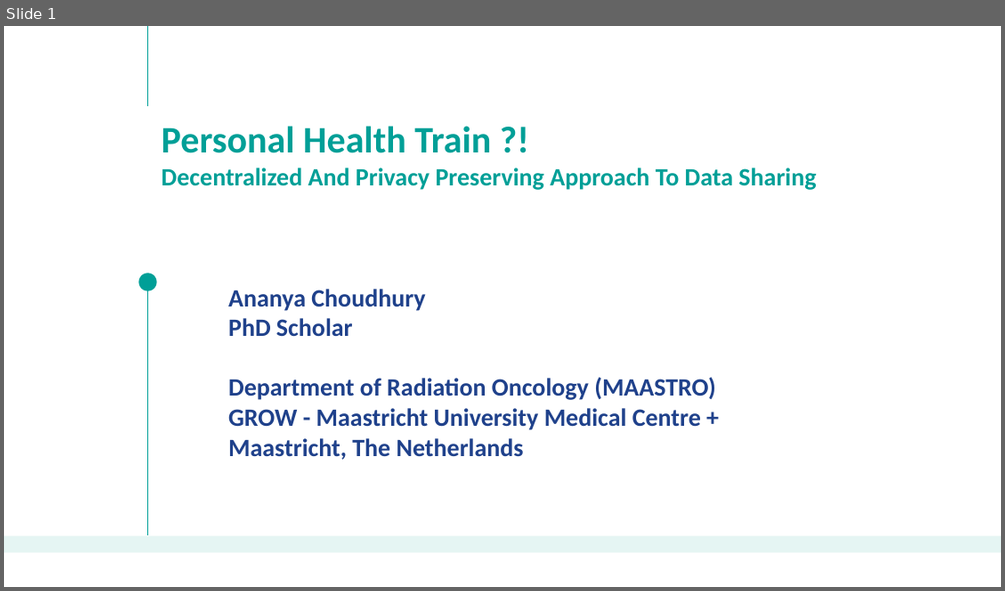
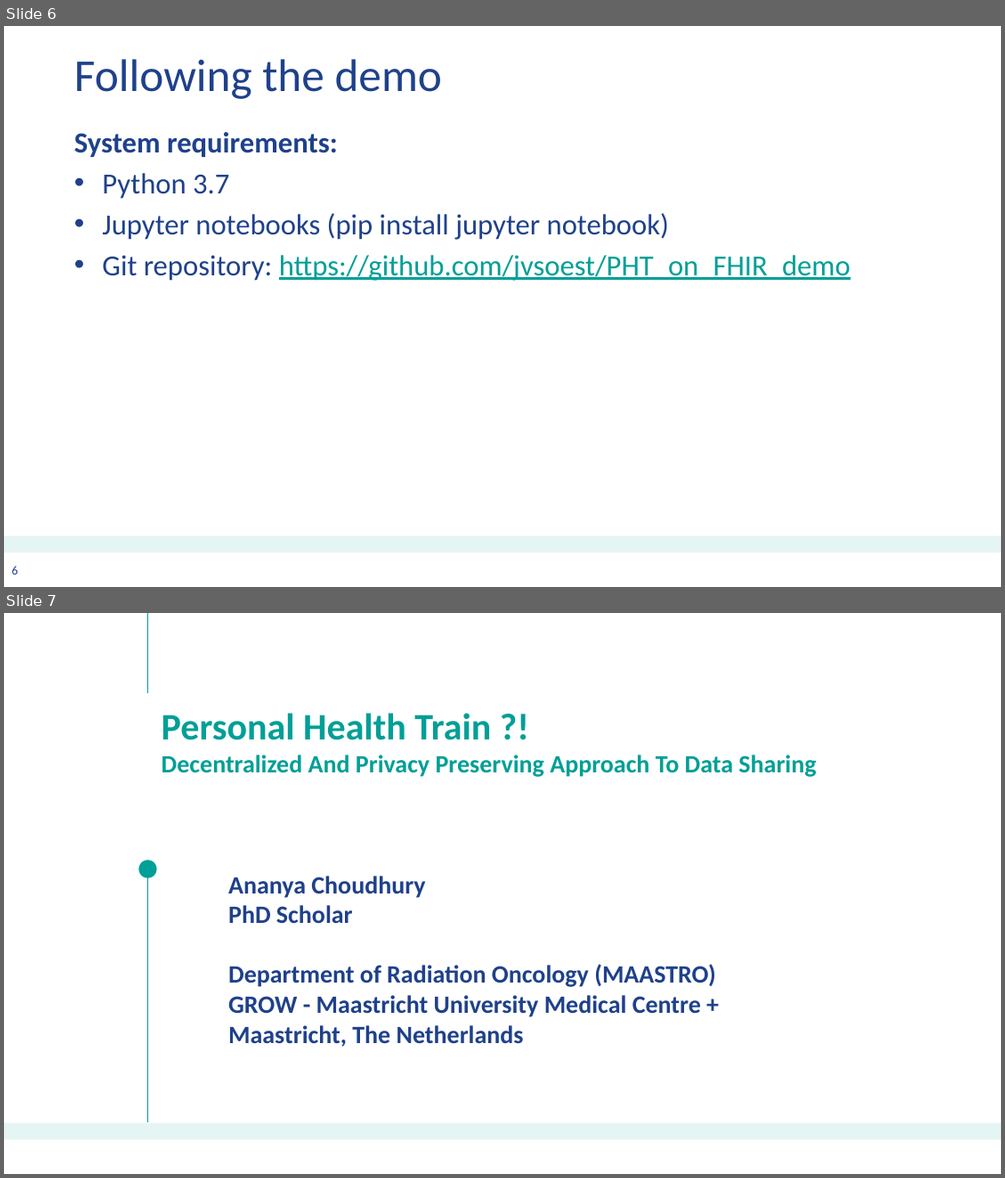
Before and after one commit to jvsoest/PHT_on_FHIR_demo, a slide deck: 20181108_PHT_Intro_AC.pptx. Shown one above the other, each under a label of ours: slide 1 before the commit, slides 6 and 7 after it. The pictures are 1005x591 and 1005x1178 pixels, drawn with LibreOffice and Linux fonts; fonts in the diff are those of the drawing; background and template pictures are left out. Boxes give left, top, right and bottom in pixels: in the first picture for what was removed or moved away, otherwise in the second. Text is boxed around its words. In the diff, an @@ line names an element or a change of style, - is before the commit and + after.

Commit message:
Added slides for RDF demo

```diff
--- a/20181108_PHT_Intro_AC.pptx
+++ b/20181108_PHT_Intro_AC.pptx
@@ slide 6 added at [4, 26, 1001, 587], background #FFFFFF; not listed: 1 template element that a slide beside it also shows @@
@@ title added at [74, 59, 442, 99], 44 pt, text #1F418B @@
+Following the demo
@@ text added at [74, 132, 850, 281], 28 pt, text #1F418B @@
+System requirements:
+• Python 3.7
+• Jupyter notebooks (pip install jupyter notebook)
+• Git repository: https://github.com/jvsoest/PHT_on_FHIR_demo
@@ page number added at [12, 565, 18, 574], 12 pt, text #1F418B @@
+6
@@ what was slide 1 is now slide 7 @@
```
Also in this commit, not shown: 23 other slides added, 10 slides removed.
